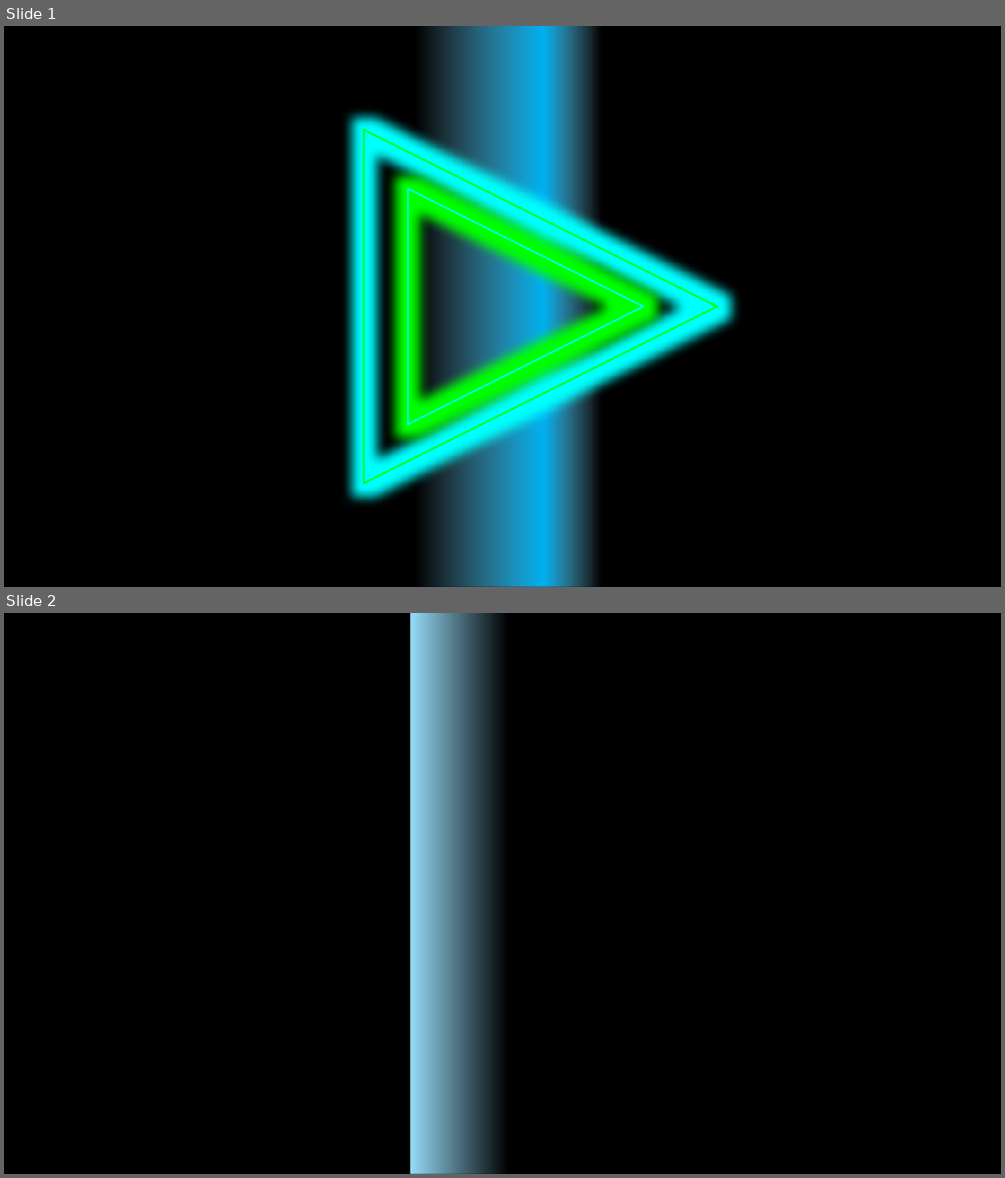
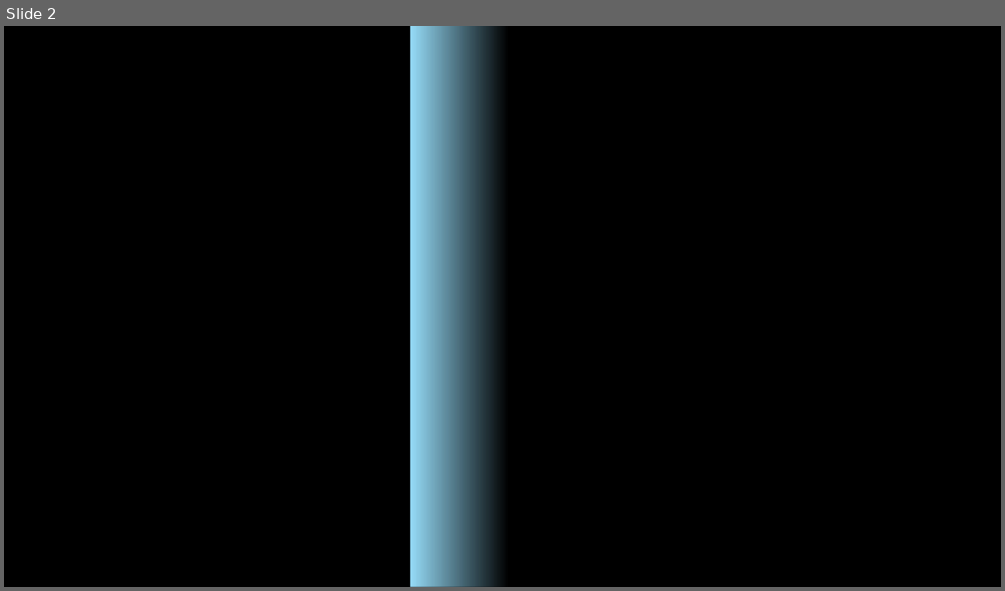
Before and after one commit to thomsvg/superPlaylist, a slide deck: testLogo.pptx. Shown one above the other, each under a label of ours: slides 1 and 2 before the commit, slide 2 after it. The pictures are 1005x1178 and 1005x591 pixels, drawn with LibreOffice and Linux fonts; fonts in the diff are those of the drawing. Boxes give left, top, right and bottom in pixels: in the first picture for what was removed or moved away, otherwise in the second. Text is boxed around its words. In the diff, an @@ line names an element or a change of style, - is before the commit and + after.

```diff
--- a/testLogo.pptx
+++ b/testLogo.pptx
@@ slide 1 removed at box(4, 26, 1001, 587), background #000000 @@
@@ rectangle removed at box(20, 26, 600, 587) @@
@@ flow chart merge removed at box(364, 130, 717, 483) @@
@@ flow chart merge removed at box(408, 189, 643, 425) @@
```
Also in this commit, not shown: 1 slide added, 7 other files.
